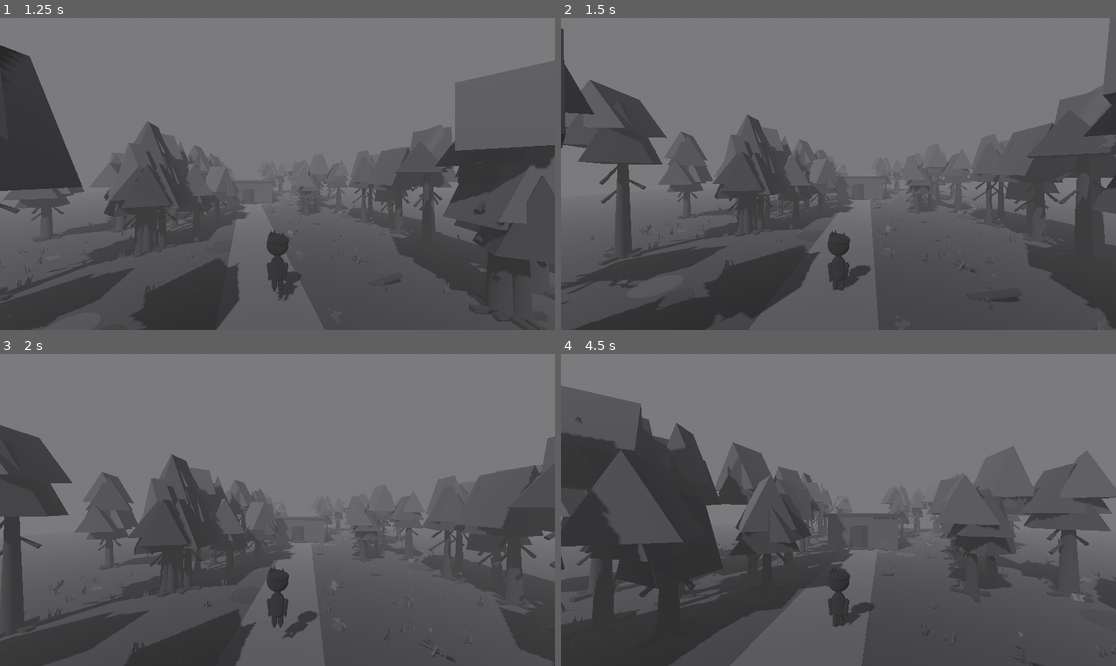
Above: before the commit, frames 1-4 (two rows, left to right).
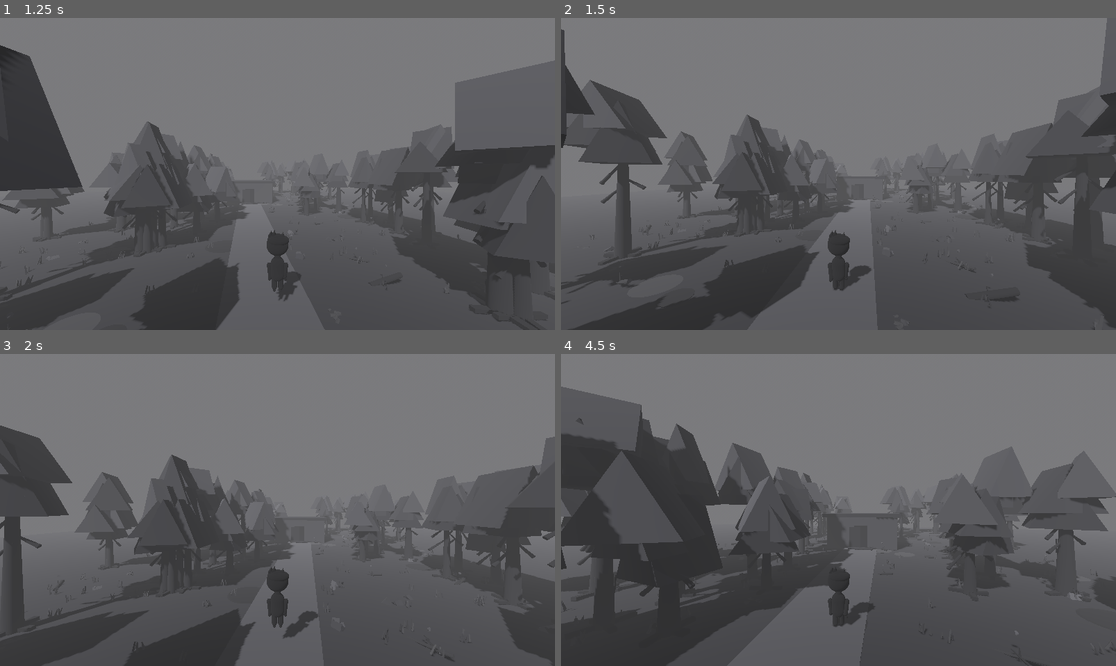
Above: after the commit, the same moments.

Repository: leto98/Monochrome
Game: Godot game, scene res://scenes/main.tscn
Same seed, same stepped clock (60 frames per second), same inputs: the game is played once before the commit and once after it.
Inputs (mouse positions are in pixels of both pictures, inside the frame that each line leads up to):
- Up to frame 1 (1.25 s): tap Enter at 0.5 s; move the mouse to (305, 174) at 0.52 s; hold W from 0.53 s (still down); tap E at 0.6 s; tap Space at 0.77 s
- Up to frame 2 (1.5 s): keep holding W; move the mouse to (810, 174) at 1.27 s; tap Alt at 1.35 s
- Up to frame 3 (2 s): keep holding W; tap Space at 1.52 s
- Up to frame 4 (4.5 s): keep holding W; move the mouse to (849, 503) at 2.02 s; tap Enter at 2.1 s; move the mouse to (832, 516) at 2.77 s; tap Shift at 2.85 s; tap Space at 3.02, 3.77 s; move the mouse to (877, 513) at 3.52 s; tap E at 3.6 s; move the mouse to (794, 506) at 4.27 s; tap Alt at 4.35 s

Frame 1 is identical in both runs. In frame 2, 0.7% of the frame differs, in the area x 0-100%, y 0-100%; in frame 3, 0.5%; in frame 4, 1.3%, in the area x 0-100%, y 10-100%.

Commit message:
Keep player stationary while free-look is held

Diff:
--- a/scripts/player.gd
+++ b/scripts/player.gd
@@ -81,17 +81,15 @@
 	jump_requested = false
 
 	var input_dir := Vector2.ZERO
-	if free_look_active:
-		input_dir = Vector2.ZERO
-	if Input.is_key_pressed(KEY_A) or Input.is_key_pressed(KEY_LEFT):
-		input_dir.x -= 1.0
-	if Input.is_key_pressed(KEY_D) or Input.is_key_pressed(KEY_RIGHT):
-		input_dir.x += 1.0
-	if Input.is_key_pressed(KEY_W) or Input.is_key_pressed(KEY_UP):
-		input_dir.y -= 1.0
-	if Input.is_key_pressed(KEY_S) or Input.is_key_pressed(KEY_DOWN):
-		input_dir.y += 1.0
-
+	if not free_look_active:
+		if Input.is_key_pressed(KEY_A) or Input.is_key_pressed(KEY_LEFT):
+			input_dir.x -= 1.0
+		if Input.is_key_pressed(KEY_D) or Input.is_key_pressed(KEY_RIGHT):
+			input_dir.x += 1.0
+		if Input.is_key_pressed(KEY_W) or Input.is_key_pressed(KEY_UP):
+			input_dir.y -= 1.0
+		if Input.is_key_pressed(KEY_S) or Input.is_key_pressed(KEY_DOWN):
+			input_dir.y += 1.0
 	input_dir = input_dir.normalized()
 	var move_dir := (global_transform.basis * Vector3(input_dir.x, 0.0, input_dir.y)).normalized()
 	var target_speed := RUN_SPEED if Input.is_key_pressed(KEY_SHIFT) else WALK_SPEED
